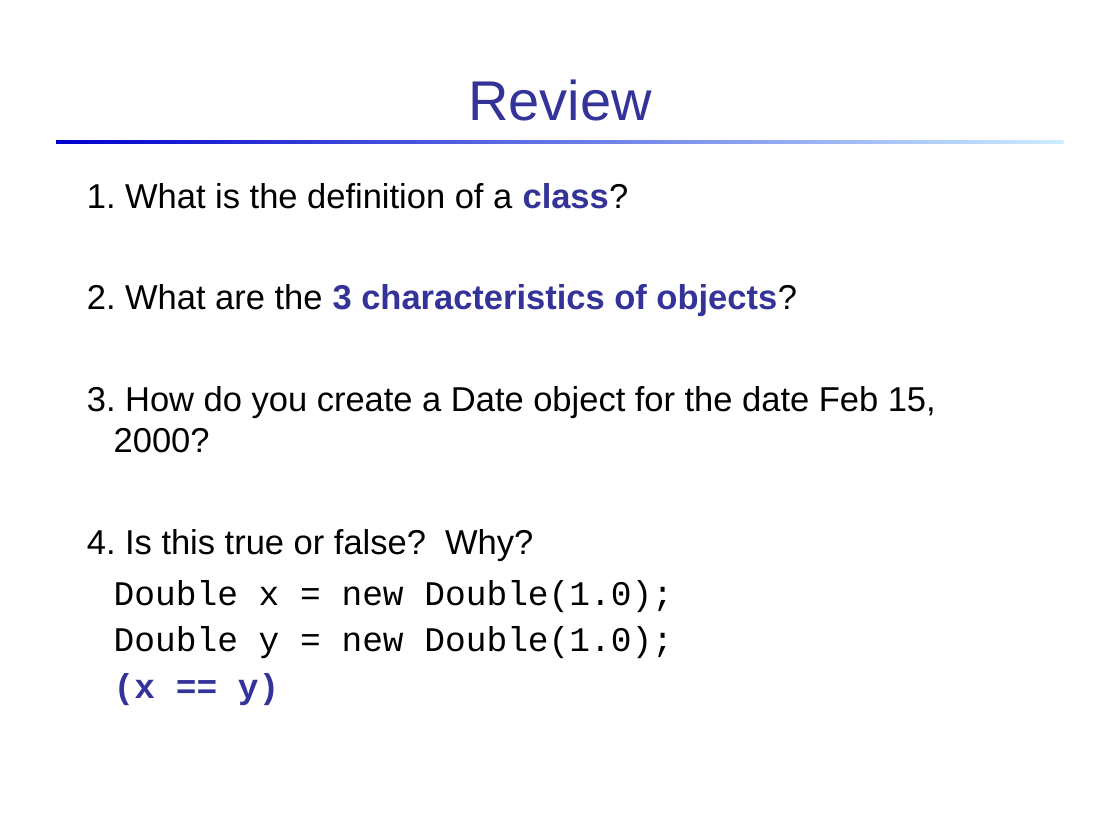
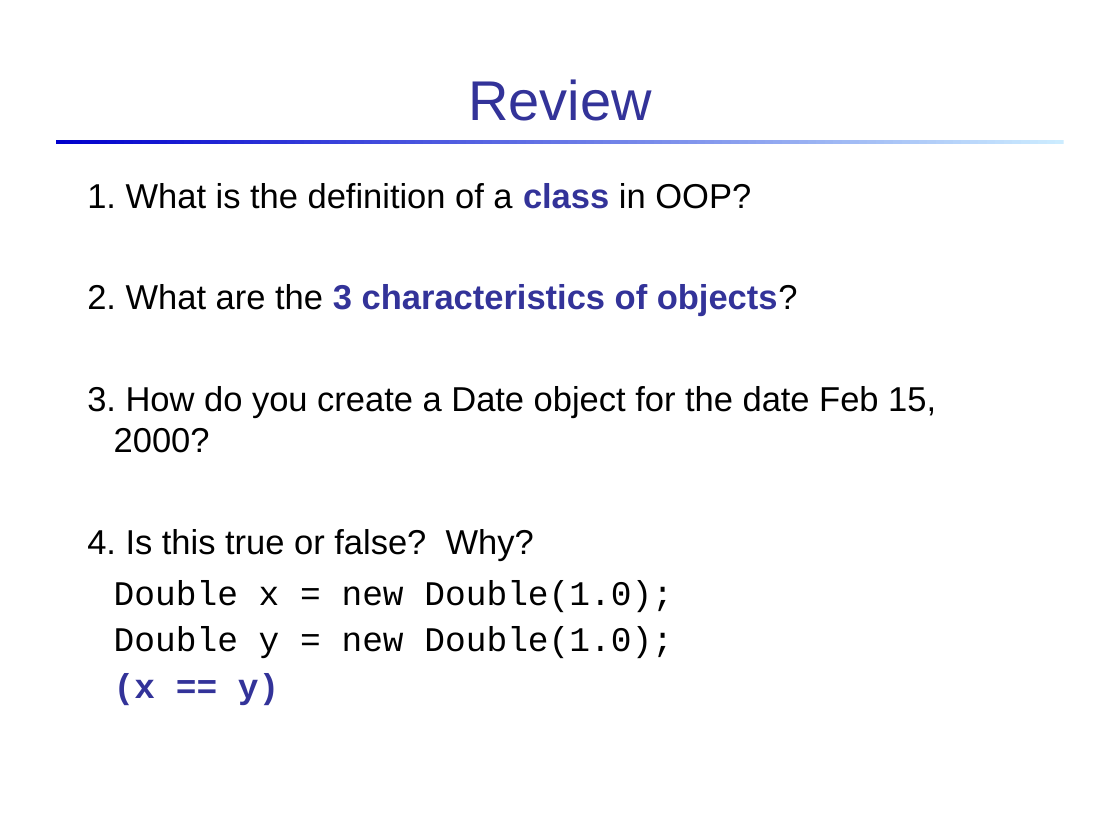
Before and after one commit to skeoop/skeoop.github.io, a slide deck: slide 28 of week1/3a-Introduction-to-Objects.ppt (slide 26 before the commit). Drawn at 1120x840 pixels with LibreOffice and Linux fonts; fonts in the diff are those of the drawing. Boxes give left, top, right and bottom in pixels: in the first picture for what was removed or moved away, otherwise in the second. Text is boxed around its words. In the diff, an @@ line names an element or a change of style, - is before the commit and + after.

```diff
--- a/week1/3a-Introduction-to-Objects.ppt
+++ b/week1/3a-Introduction-to-Objects.ppt
@@ text at (x1=87, y1=183, x2=751, y2=209): text changed @@
-1. What is the definition of a class?
+1. What is the definition of a class in OOP?
```
Also in this commit, not shown: 9 other slides changed, 4 slides added, 2 slides removed, 8 other files.
